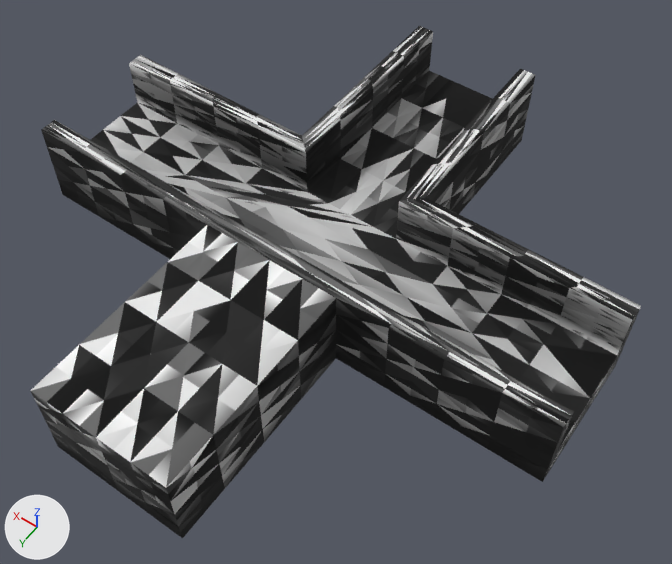
The glTF model resources/shape-2.glb as it was, and as the next commit left it.
The view is the same before and after, from a 50 mm lens placed at (-0.61, 0.804, 1.231), pointed at (-0.053, 0.024, 0.005). The axes (+X, +Y, +Z) are drawn at lower left. The lights are the same throughout. Where no turn or scale is listed for an object, it has been applied to the vertices. Vertices at the same position are counted once.

In view in the first picture: 'defaultobject'.
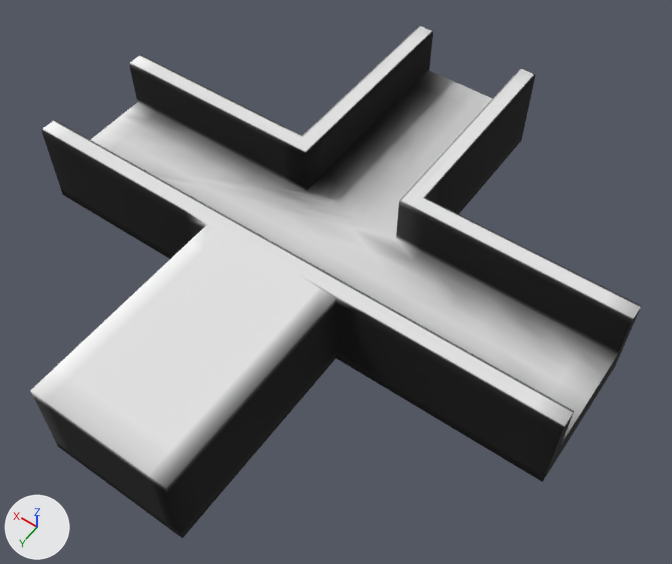
Patch to the scene script:
```diff
--- a/resources/shape-2.glb.py
+++ b/resources/shape-2.glb.py
@@ me_defaultobject @@
 # used by ob_defaultobject; location = (0.0, 0.0, 0.0)
-me_defaultobject.from_pydata(...)  # 610 vertices, 1216 faces; spans x -0.5..0.5, y -0.5..0.5, z -0.038..0.125
+me_defaultobject.from_pydata(...)  # 2434 vertices, 4864 faces; spans x -0.5..0.5, y -0.5..0.5, z -0.038..0.125
+# me_defaultobject part 1: 1824 vertices added at x -0.5..0.5, y -0.5..0.5, z -0.038..0.125
 me_defaultobject.materials.append(mat_material_0_material)
```

Location of each change, (x1, y1, x2, y2) in pixels of the pictures (672 x 564 px):
part 1 of me_defaultobject, added: after (30, 26, 641, 538)
